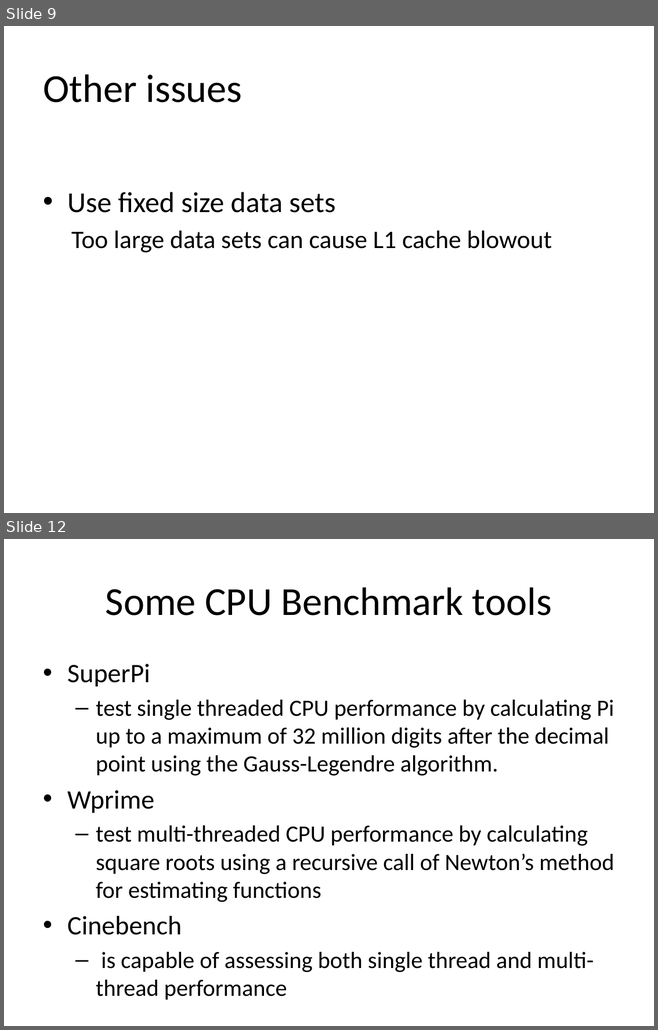
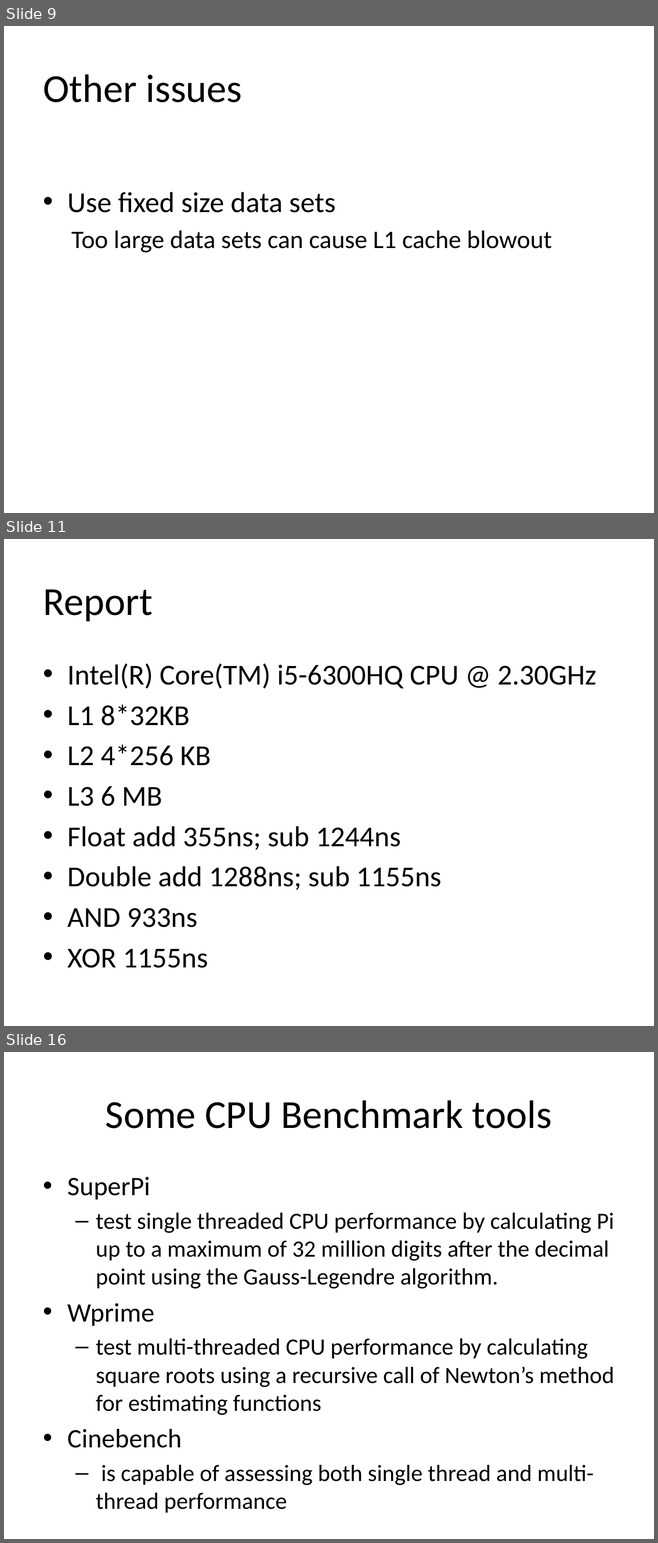
Before and after one commit to Gary3321/cs3813, a slide deck: CPU-BENCHMARK.pptx. Shown one above the other, each under a label of ours: slides 9 and 12 before the commit, slides 9, 11 and 16 after it; the slides between them are not shown. The pictures are 658x1030 and 658x1543 pixels, drawn with LibreOffice and Linux fonts; fonts in the diff are those of the drawing. Boxes give left, top, right and bottom in pixels: in the first picture for what was removed or moved away, otherwise in the second. Text is boxed around its words. In the diff, an @@ line names an element or a change of style, - is before the commit and + after.

```diff
--- a/CPU-BENCHMARK.pptx
+++ b/CPU-BENCHMARK.pptx
@@ slide 11 added at [4, 539, 654, 1026], background #FFFFFF @@
@@ title added at [43, 589, 152, 621], 44 pt, text #000000 @@
+Report
@@ text added at [67, 663, 596, 968], 32 pt, text #000000 @@
+• Intel(R) Core(TM) i5-6300HQ CPU @ 2.30GHz
+• L1 8*32KB
+• L2 4*256 KB
+• L3 6 MB
+• Float add 355ns; sub 1244ns
+• Double add 1288ns; sub 1155ns
+• AND 933ns
+• XOR 1155ns
@@ what was slide 12 is now slide 16 @@
```
Also in this commit, not shown: 3 slides changed, 3 other slides added.
